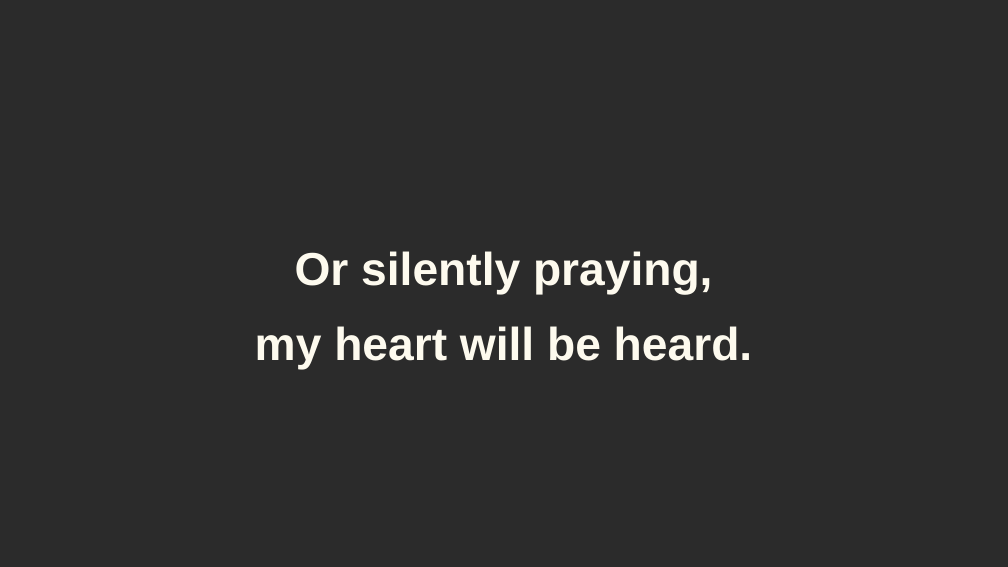
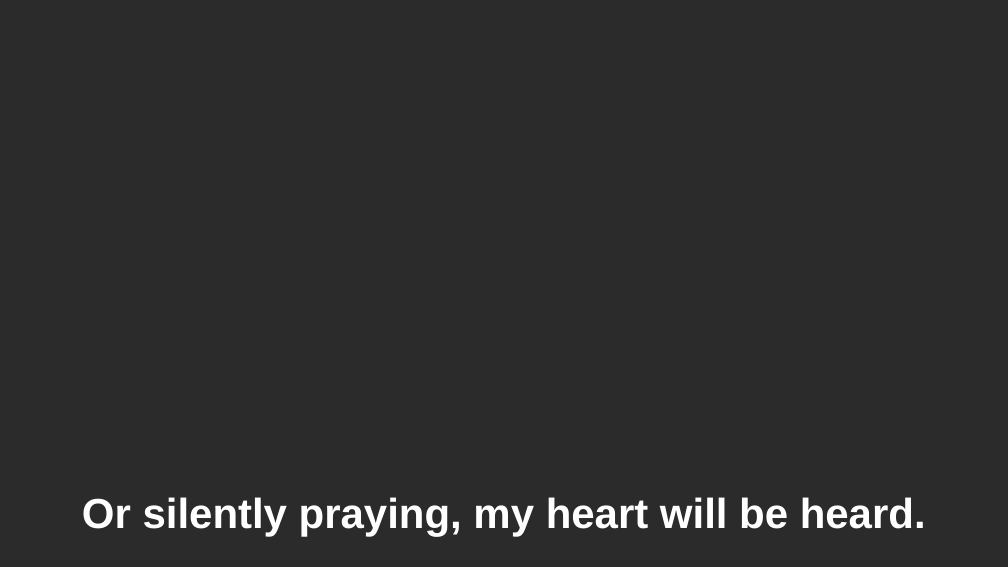
Before and after one commit to cutler2/primary-music-ai-slideshows, a slide deck: slide 12 of songs/close-as-a-quiet-prayer/slideshow.pptx. Drawn at 1008x567 pixels with LibreOffice and Linux fonts; fonts in the diff are those of the drawing; background and template pictures are left out; a plain dark background stands for a picture behind light text. Boxes give left, top, right and bottom in pixels: in the first picture for what was removed or moved away, otherwise in the second. Text is boxed around its words. In the diff, an @@ line names an element or a change of style, - is before the commit and + after.

```diff
--- a/songs/close-as-a-quiet-prayer/slideshow.pptx
+++ b/songs/close-as-a-quiet-prayer/slideshow.pptx
@@ text "Or silently praying, my heart ..." at <box>82,497,926,536</box>: vertical alignment middle to bottom @@
@@ text at <box>82,497,926,536</box>: text changed; size 44 to 40 pt; text colour #FDFAEE to #FFFFFF @@
-Or silently praying,
-my heart will be heard.
+Or silently praying, my heart will be heard.
```
Also in this commit, not shown: 13 other slides changed, 16 other files.
